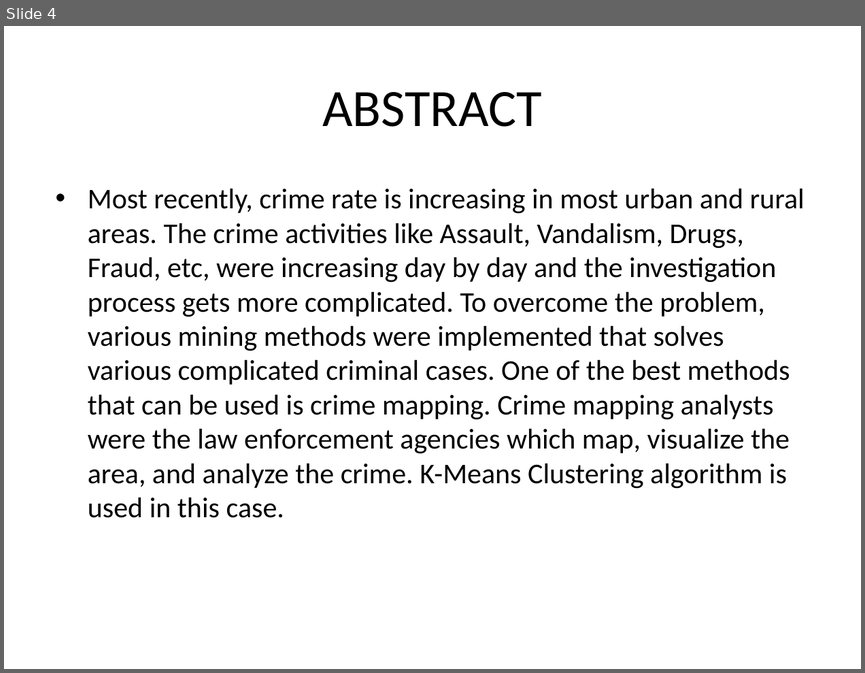
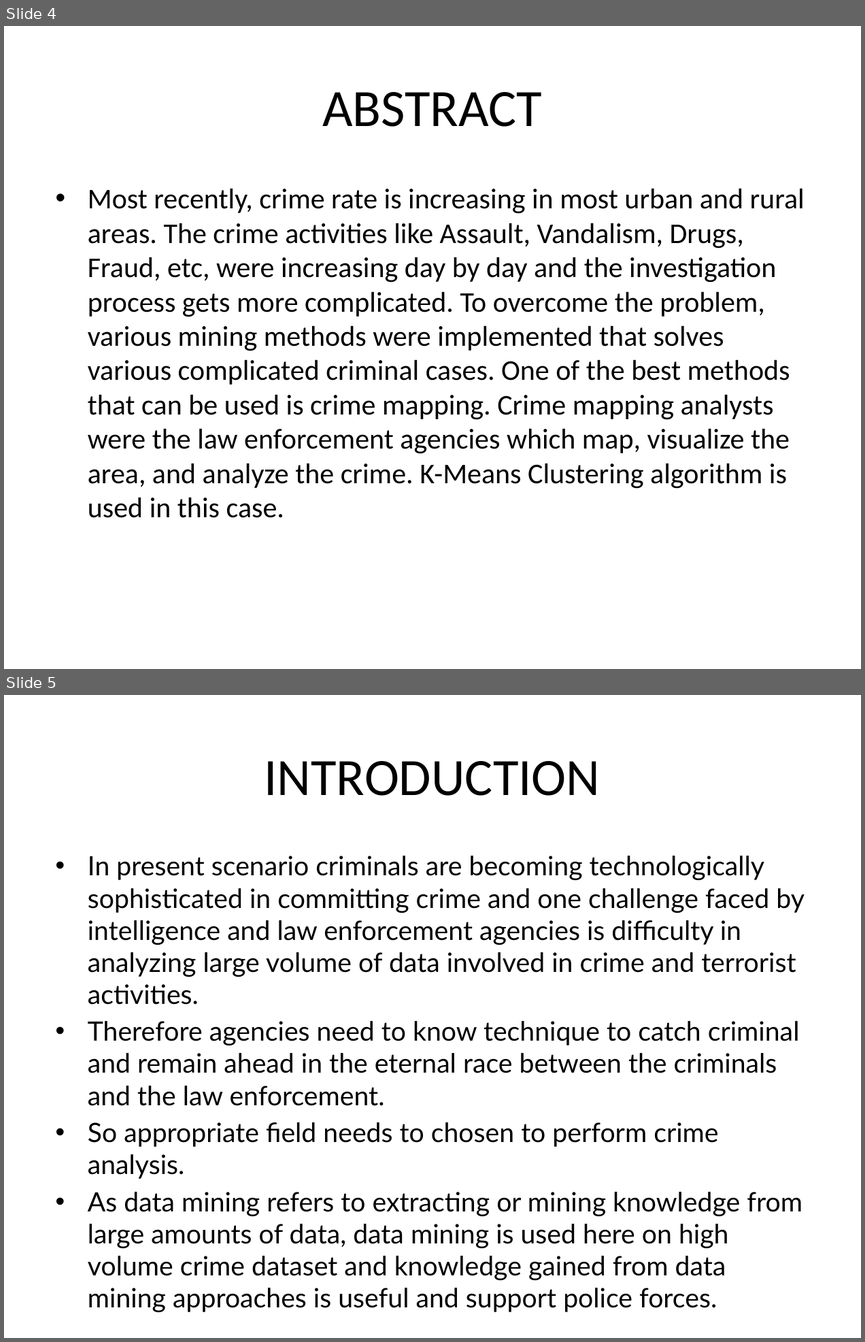
Before and after one commit to Abjt03/Crime-Detection-Data-Science, a slide deck: A1.pptx. Shown one above the other, each under a label of ours: slide 4 before the commit, slides 4 and 5 after it. The pictures are 865x673 and 865x1342 pixels, drawn with LibreOffice and Linux fonts; fonts in the diff are those of the drawing. Boxes give left, top, right and bottom in pixels: in the first picture for what was removed or moved away, otherwise in the second. Text is boxed around its words. In the diff, an @@ line names an element or a change of style, - is before the commit and + after.

```diff
--- a/A1.pptx
+++ b/A1.pptx
@@ slide 5 added at (x1=4, y1=695, x2=861, y2=1338), background #FFFFFF @@
@@ title added at (x1=264, y1=761, x2=600, y2=796), 44 pt, text #000000 @@
+INTRODUCTION
@@ text added at (x1=88, y1=855, x2=804, y2=1280), 22.4 pt, text #000000 @@
+• In present scenario criminals are becoming technologically sophisticated in committing crime and one challenge faced by intelligence and law enforcement agencies is difficulty in analyzing large volume of data involved in crime and terrorist activities.
+• Therefore agencies need to know technique to catch criminal and remain ahead in the eternal race between the criminals and the law enforcement.
+• So appropriate field needs to chosen to perform crime analysis.
+• As data mining refers to extracting or mining knowledge from large amounts of data, data mining is used here on high volume crime dataset and knowledge gained from data mining approaches is useful and support police forces.
```
Also in this commit, not shown: 5 other slides added.
